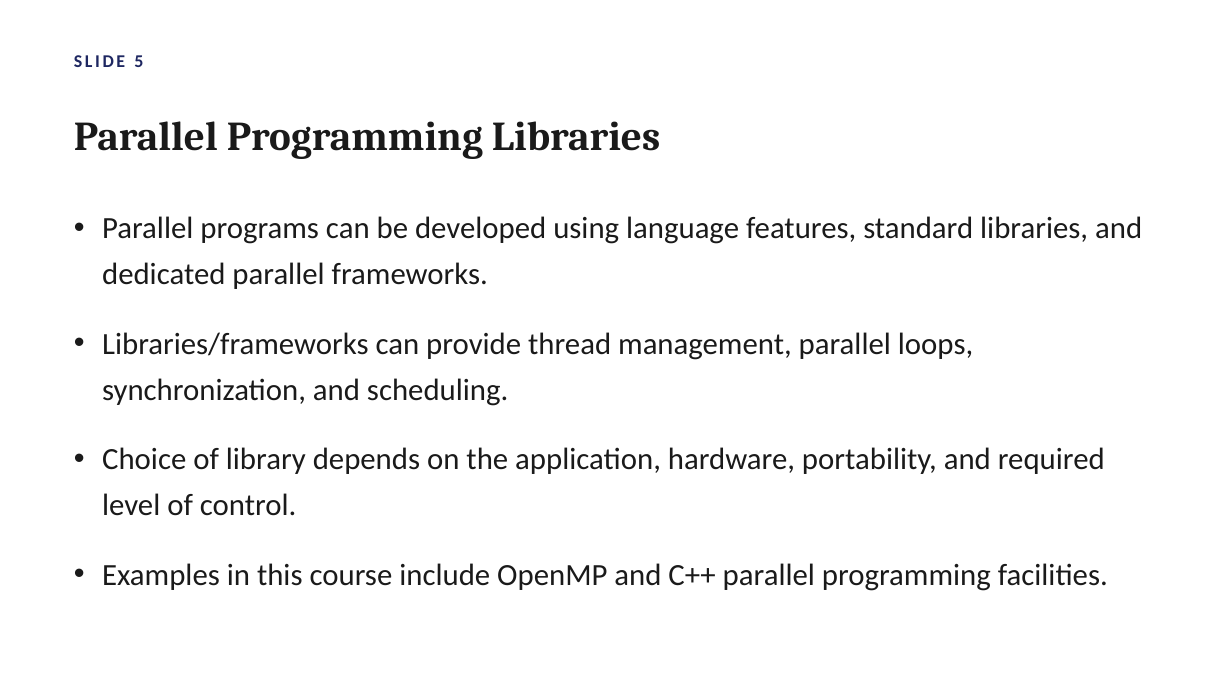
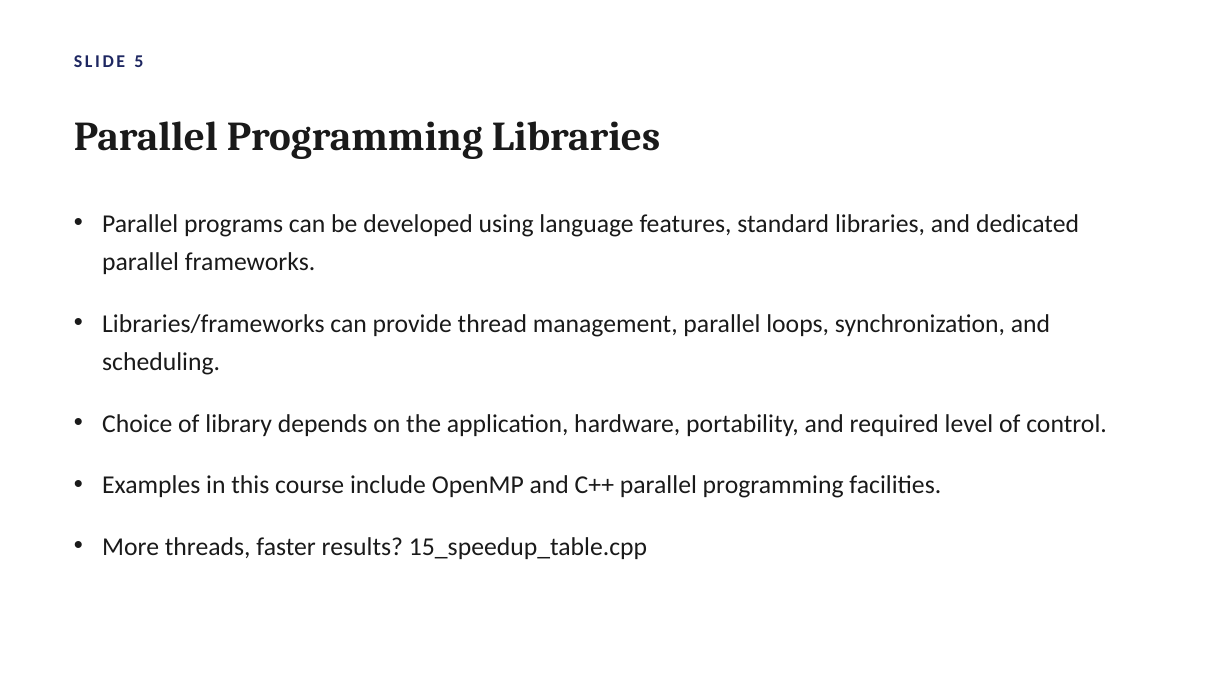
Before and after one commit to atulkahatecdac/parallel-cpp, a slide deck: slide 11 of Parallel_Programming_Cpp.pptx (slide 7 before the commit). Drawn at 1232x693 pixels with LibreOffice and Linux fonts; fonts in the diff are those of the drawing. Boxes give left, top, right and bottom in pixels: in the first picture for what was removed or moved away, otherwise in the second. Text is boxed around its words. In the diff, an @@ line names an element or a change of style, - is before the commit and + after.

```diff
--- a/Parallel_Programming_Cpp.pptx
+++ b/Parallel_Programming_Cpp.pptx
@@ text at (102, 214, 1107, 498): size 24 to 20 pt in "Parallel programs can be developed using language ...", "Libraries/frameworks can provide thread management, parallel ...", "Choice of library depends on the application, ...", "Examples in this course include OpenMP and ..." @@
@@ text at (102, 537, 647, 559): paragraph added @@
+• More threads, faster results? 15_speedup_table.cpp
```
Also in this commit, not shown: 10 other slides changed, 8 slides added.
